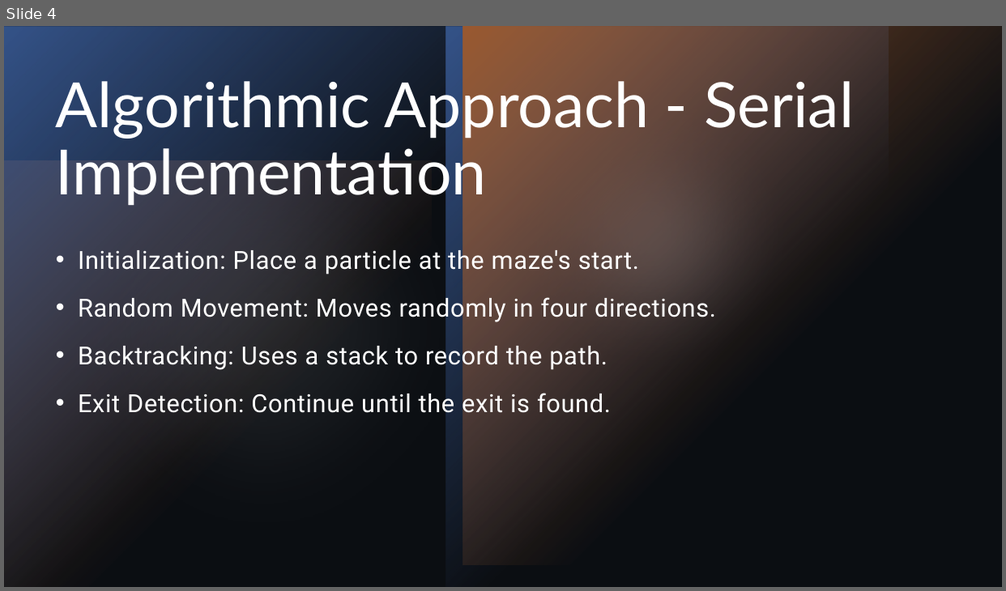
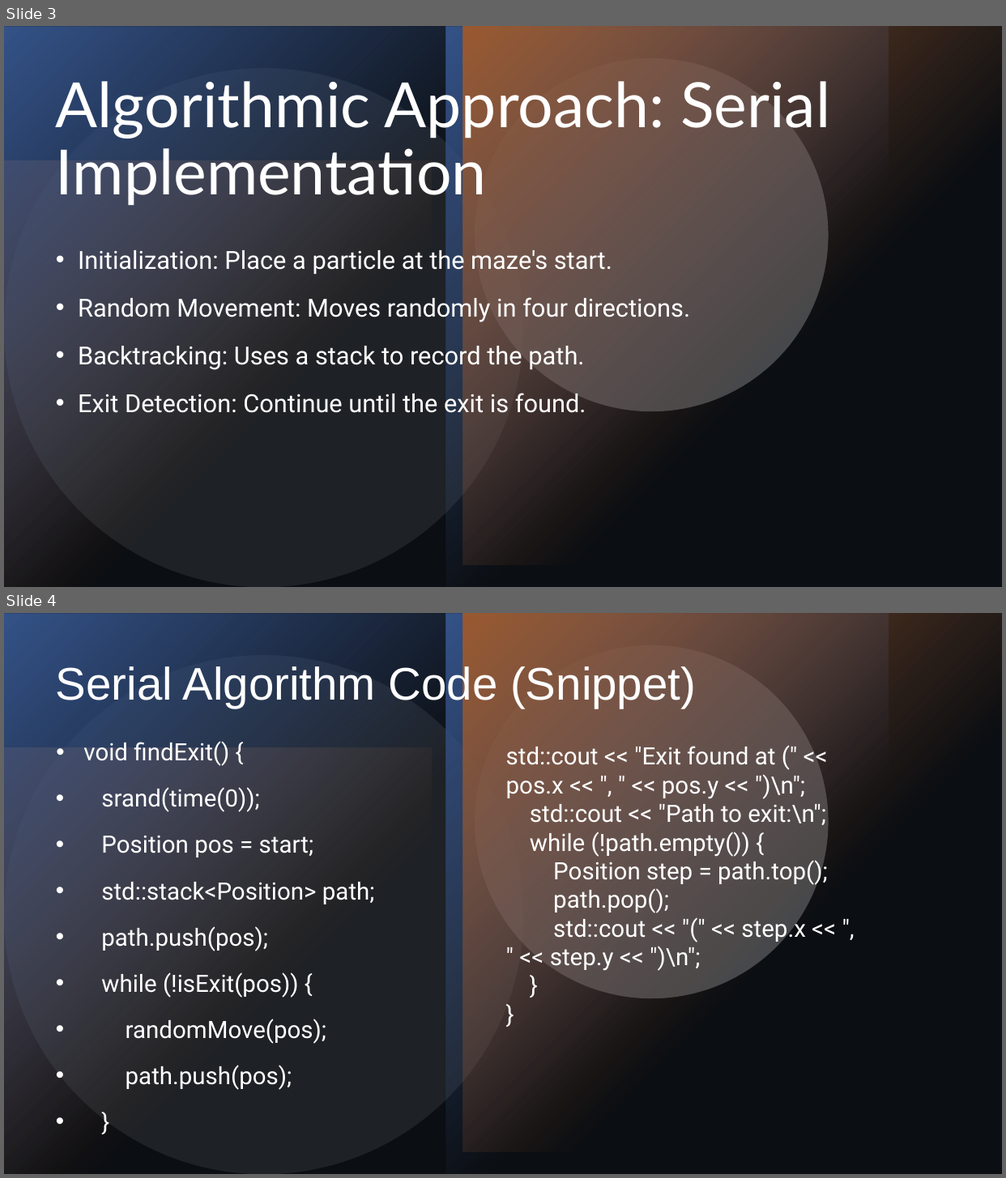
Before and after one commit to R-Marconi01/Maze-Solver, a slide deck: Maze Solver.pptx. Shown one above the other, each under a label of ours: slide 4 before the commit, slides 3 and 4 after it. The pictures are 1006x591 and 1006x1178 pixels, drawn with LibreOffice and Linux fonts; fonts in the diff are those of the drawing. Boxes give left, top, right and bottom in pixels: in the first picture for what was removed or moved away, otherwise in the second. Text is boxed around its words. In the diff, an @@ line names an element or a change of style, - is before the commit and + after.

```diff
--- a/Maze Solver.pptx
+++ b/Maze Solver.pptx
@@ slide 4 added at (4,613,1002,1174), background #000000; not listed: 7 template elements that a slide beside it also shows @@
@@ title added at (56,664,696,709), 44 pt, text #FFFFFF @@
+Serial Algorithm Code (Snippet)
@@ text added at (83,741,375,1090), 23 pt, text #FFFFFF @@
+• void findExit() {
+• srand(time(0));
+• Position pos = start;
+• std::stack<Position> path;
+• path.push(pos);
+• while (!isExit(pos)) {
+• randomMove(pos);
+• path.push(pos);
+• }
@@ text added at (506,746,828,971), 23 pt, text #FFFFFF @@
+std::cout << "Exit found at (" << pos.x << ", " << pos.y << ")\n";
+std::cout << "Path to exit:\n";
+while (!path.empty()) {
+Position step = path.top();
+path.pop();
+std::cout << "(" << step.x << ", " << step.y << ")\n";
+}
+}
@@ what was slide 4 is now slide 3 @@
@@ slide 3 changed as well @@
@@ mirrored; rotation 180 to 0 degrees in 3 elements at (4,26,446,587), (446,26,889,587), (463,26,1002,565) @@
@@ title at (56,74,830,206): text changed @@
-Algorithmic Approach - Serial Implementation
+Algorithmic Approach: Serial Implementation
@@ mirrored; rotation 0 to 180 degrees in 3 elements at (475,58,829,412), (4,68,523,587), (4,160,432,587) @@
@@ text "Initialization: Place a particle at ..." at (78,246,691,419): letter spacing 0.5 to 0 pt; less space between paragraphs @@
```
Also in this commit, not shown: 3 other slides changed, 3 other slides added, 4 slides removed.
